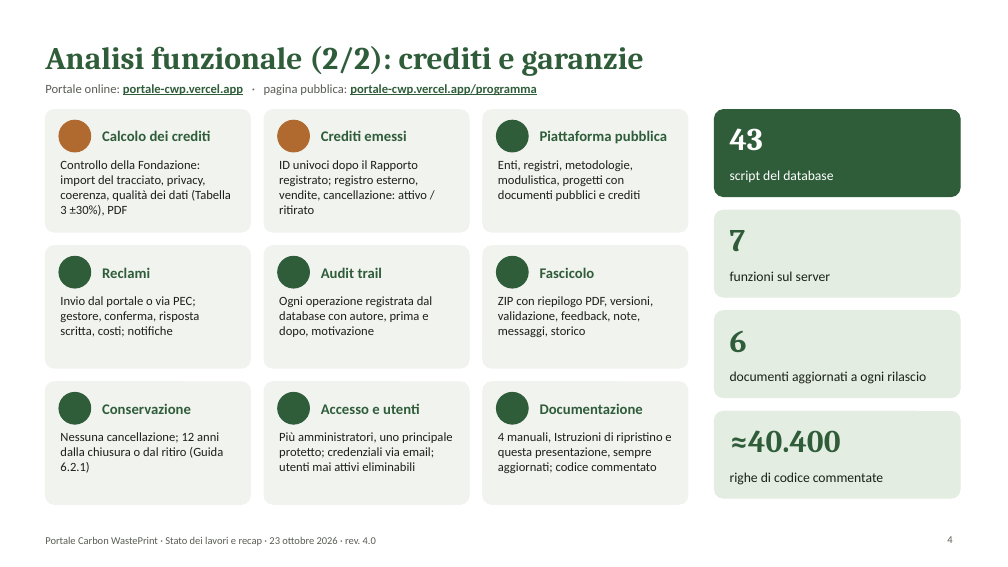
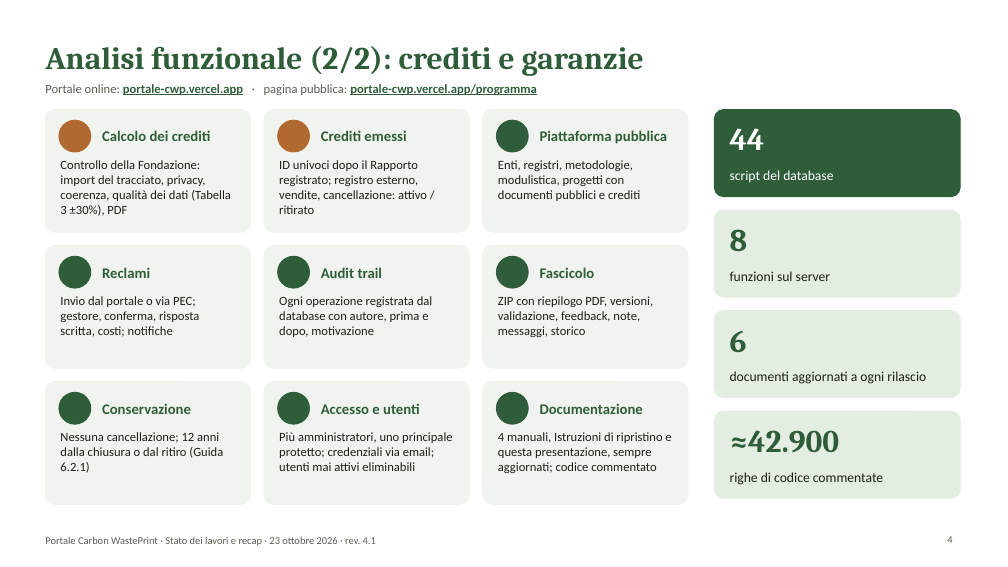
Before and after one commit to lucamorettioperate/portale-cwp, a slide deck: slide 4 of public/documentazione/Presentazione_Portale_CWP.pptx. Drawn at 1008x567 pixels with LibreOffice and Linux fonts; fonts in the diff are those of the drawing; background and template pictures are left out. Boxes give left, top, right and bottom in pixels: in the first picture for what was removed or moved away, otherwise in the second. Text is boxed around its words. In the diff, an @@ line names an element or a change of style, - is before the commit and + after.

```diff
--- a/public/documentazione/Presentazione_Portale_CWP.pptx
+++ b/public/documentazione/Presentazione_Portale_CWP.pptx
@@ text at (730,128,765,150): text changed @@
-43
+44
@@ text at (730,229,748,251): text changed @@
-7
+8
@@ text at (730,430,840,452): text changed @@
-≈40.400
+≈42.900
@@ text at (45,536,376,546): text changed @@
-Portale Carbon WastePrint · Stato dei lavori e recap · 23 ottobre 2026 · rev. 4.0
+Portale Carbon WastePrint · Stato dei lavori e recap · 23 ottobre 2026 · rev. 4.1
```
Also in this commit, not shown: 14 other slides changed, 1 slide added, 23 other files.
